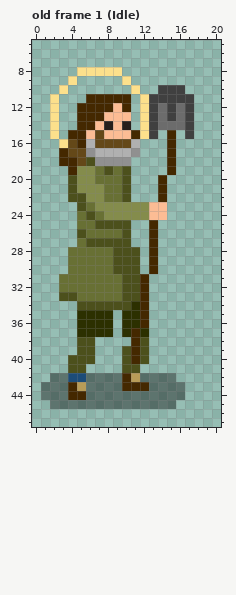
Pixel-art file -- Arte/San_Isidro_Full.aseprite. That is the earlier state.
32x48 pixels, 16 frames. Shown: old frame 1 (Idle): x 0..20, y 5..47. The commit also changed other frames, which this record leaves out.
New version:
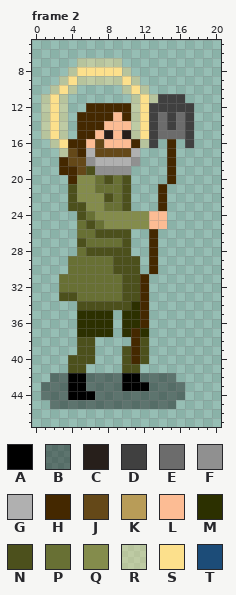
Palette (. is transparent): A #000000  B #05040365  C #271f1b  D #404040  E #6c6c6c  F #909090  G #b0b0b0  H #442800  J #644818  K #b89c58  L #fcbc94  M #2c3000  N #4c501c  P #687034  Q #848c4c  R #fce08c65  S #fce08c  T #1c4c78
A new or re-ordered frame is compared with the old frame closest to it.
The commit says: Copia seguridad + isidro
Difference:
frames re-ordered
Frame 2 against old frame 1 (Idle), layers "Layer 3 Copy", "Layer 5":
The edit turns colour B into colour A in row 44 at x 6.
The edit turns colour H into colour A in row 42 at x 10; in row 43 at x 4 and 10 to 12; in row 44 at x 4 to 5.
The edit turns colour K into colour A in row 42 at x 11; in row 43 at x 5.
The edit turns colour T into colour A in row 42 at x 4 to 5.
The edit turns colour L into colour C in row 15 at x 8 and 10.
There is now colour D in row 16 at x 13 and 17.
The edit turns colour E into colour D in row 12 at x 14 and 16; in row 14 at x 15.
There is now colour E in row 15 at x 14 and 16.
The edit turns colour H into colour E in row 15 at x 15.
There is now colour F in row 18 at x 11.
The edit turns colour N into colour F in row 18 at x 6; in row 19 at x 8 and 10.
The edit turns colour P into colour F in row 19 at x 7 and 9.
The edit turns colour F into colour G in row 17 at x 6 and 11; in row 18 at x 7 to 10.
There is now colour H in row 19 at x 3; in row 20 at x 15.
The edit turns colour G into colour H in row 16 at x 11.
The edit turns colour J into colour H in row 16 at x 4; in row 17 at x 5.
The edit turns colour L into colour H in row 12 at x 9; in row 13 at x 8 and 10; in row 14 at x 7; in row 15 at x 6; in row 23 at x 14.
The edit turns colour N into colour H in row 20 at x 4.
The edit turns colour G into colour J in row 17 at x 7 to 10.
The edit turns colour H into colour J in row 18 at x 4.
The edit turns colour Q into colour J in row 19 at x 5.
There is now colour L in row 25 at x 14.
The edit turns colour C into colour L in row 14 at x 8 and 10.
The edit turns colour G into colour L in row 16 at x 6.
The edit turns colour H into colour L in row 25 at x 13.
The edit turns colour J into colour L in row 15 at x 7; in row 16 at x 8 to 10.
There is now colour N in row 23 at x 4.
The edit turns colour P into colour N in row 20 at x 8; in row 22 at x 8; in row 24 at x 5; in row 25 at x 6; in row 26 at x 7 to 9; in row 27 at x 5.
The edit turns colour P into colour N in row 28 at x 6 to 8.
The edit turns colour Q into colour N in row 19 at x 6; in row 23 at x 10.
The edit turns colour N into colour P in row 24 at x 6; in row 25 at x 7; in row 26 at x 5; in row 27 at x 6 to 9.
The edit turns colour Q into colour P in row 21 at x 7; in row 23 at x 8 to 9.
There is now colour Q in row 25 at x 11 to 12.
The edit turns colour N into colour Q in row 22 at x 5; in row 25 at x 8 to 10.
The edit turns colour P into colour Q in row 23 at x 6; in row 24 at x 7.
There is now colour R in row 7 at x 5 to 9; in row 8 at x 4 and 10; in row 9 at x 3, 5 to 9 and 11; in row 10 at x 2, 4, 10 and 12; in rows 11 to 14 at x 1, 3 and 11; in row 15 at x 1 and 3.
There is now colour R in row 16 at x 2 and 12.
The edit turns colour D into colour R in row 11 at x 13.
The edit turns colour H into colour R in row 15 at x 11; in row 17 at x 3.
The author cleared colour D in row 10 at x 14 to 16; in row 11 at x 17.
The author cleared colour H in row 11 at x 6 to 10; in row 12 at x 5; in row 15 at x 4; in row 20 at x 14.
The author cleared colour L in row 23 at x 13.
The author cleared colour N in row 28 at x 11.
The author cleared colour P in row 28 at x 4.
The author cleared colour Q in row 23 at x 11 to 12.
Pixel boxes of the changes (left, top, right, bottom) in both pictures:
changed: (41, 58, 194, 256)
changed: (68, 373, 149, 400)
